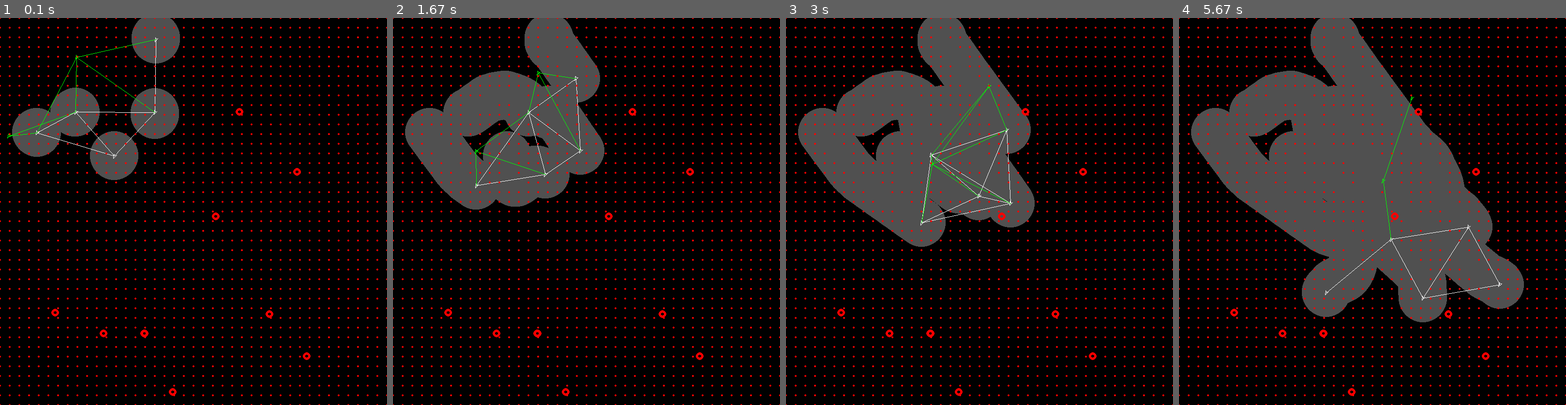
Above: before the commit, frames 1-4 (left to right).
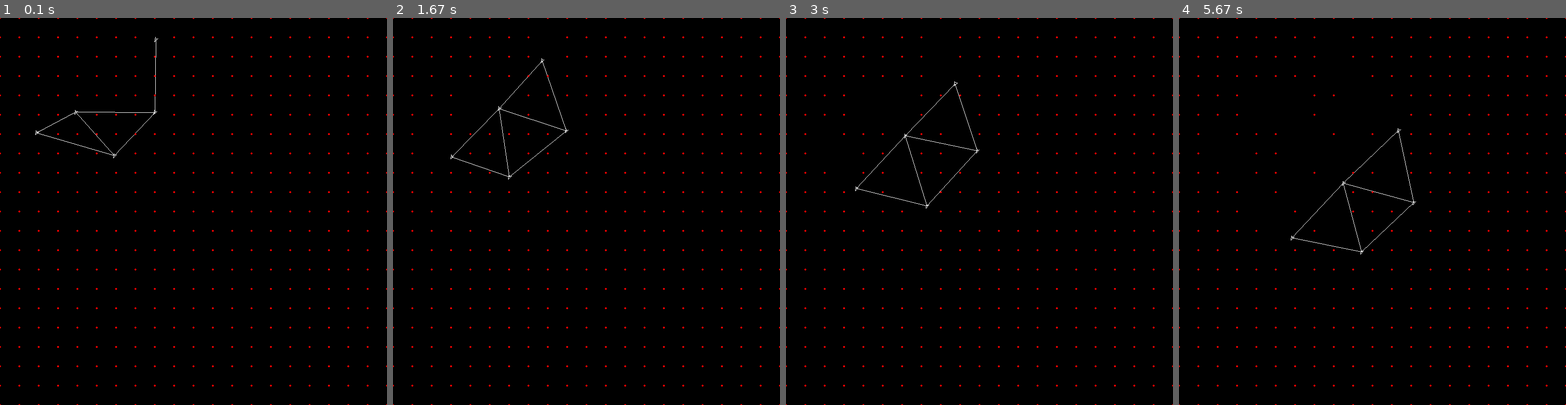
Above: after the commit, the same moments.

Repository: LouisDeOliveira/Projet_VA
Game: pygame game, started from Simulation.py
Two runs of this game, one before a commit and one after it. Both use one fixed random seed, a clock stepped at 60 frames per second and the inputs below.
Inputs:
- Up to frame 1 (0.1 s): no input
- Up to frame 2 (1.67 s): no input
- Up to frame 3 (3 s): no input
- Up to frame 4 (5.67 s): no input

The runs differ from the first frame. In frame 1, 8.5% of the frame differs, in the area x 0-100%, y 0-100%; in frame 2, 17%; in frame 3, 23%; in frame 4, 36%.

Commit message:
tests de valeurs

Diff:
--- a/Environnement.py
+++ b/Environnement.py
@@ -21,7 +21,7 @@
 lightred = (255, 100, 100)
 purple = (102, 0, 102)
 lightpurple = (153, 0, 153)
-res = 150
+res = 40
 k = 50000  # constante du ressort entre les Chercheurs
 tick_freq = 100
 dt = 1/tick_freq
@@ -39,7 +39,7 @@
         self.width = width
         self.height = height
         self.Agent_list = []
-        self.res = 20
+        self.res = res
         self.screen = screen
         self.time = 0
         for _ in range(n_chercheurs):
@@ -82,7 +82,7 @@
 
         """
         self.time += dt
-        print(self.time)
+        #print(self.time)
         self.N0 = np.shape(self.mesh)[0]*np.shape(self.mesh)[1]
         for agentA in self.Agent_list:
             if type(agentA) == Chercheur:
@@ -120,7 +120,7 @@
                     # print(agentA.dico_cible)7
 
                     agentA.battery = agentA.batterie()
-                    print(agentA.battery)
+                    #print(agentA.battery)
 
                 f_frott_x = f*agentA.speed[0]
                 f_frott_y = f*agentA.speed[1]
--- a/Simulation.py
+++ b/Simulation.py
@@ -31,7 +31,7 @@
 pygame.init()
 width, height = 800, 800
 screen = pygame.display.set_mode((width, height))
-env = Environment(5, 2, 10, width, height, screen)
+env = Environment(5, 0, 0, width, height, screen)
 Running = True
 tick_freq = 100
 dt = 1/tick_freq
@@ -46,7 +46,7 @@
             Running = False
 
     env.update()
-    env.show_circles()
+    #env.show_circles()
     for agent in env.Agent_list:
         if type(agent) == Chercheur:
             agent.check_mesh()
